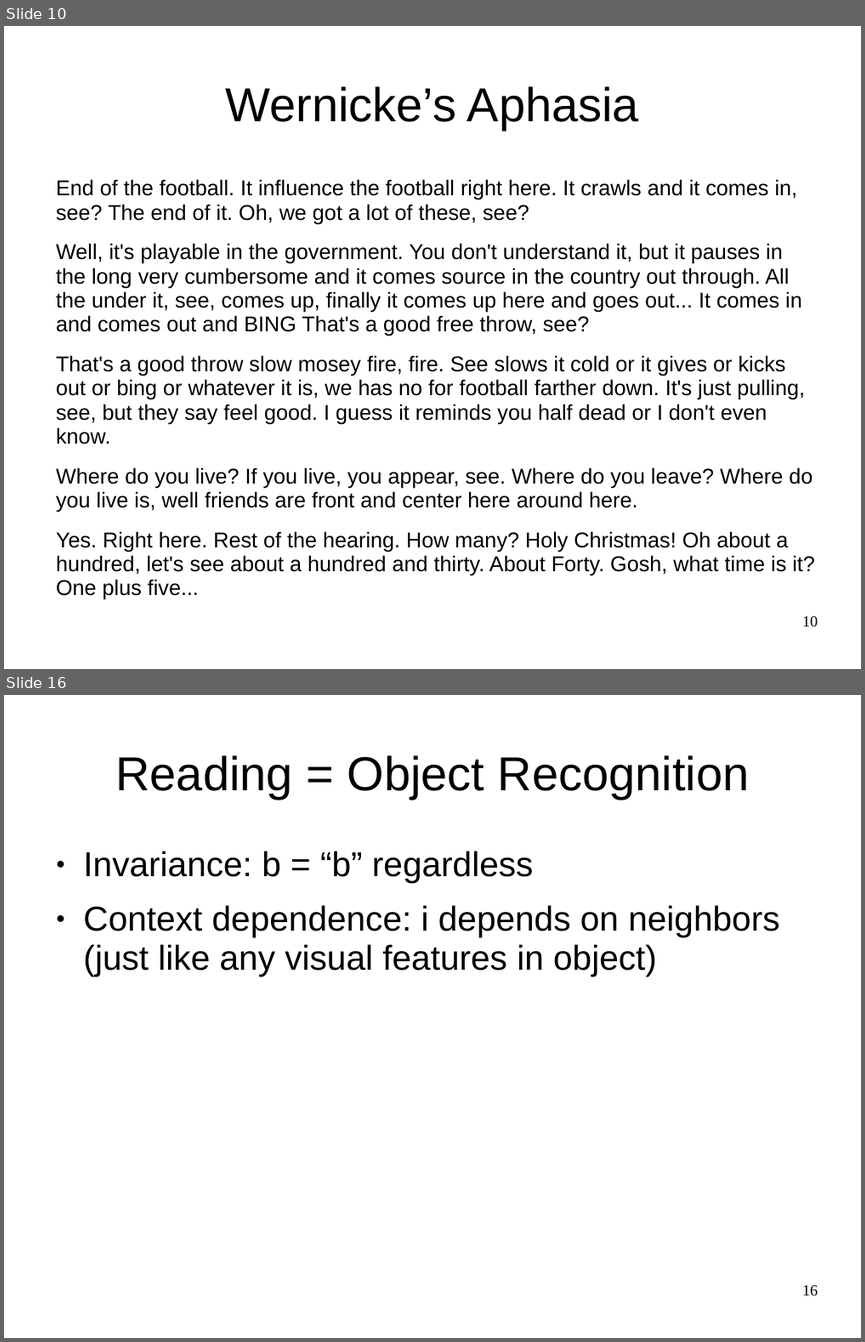
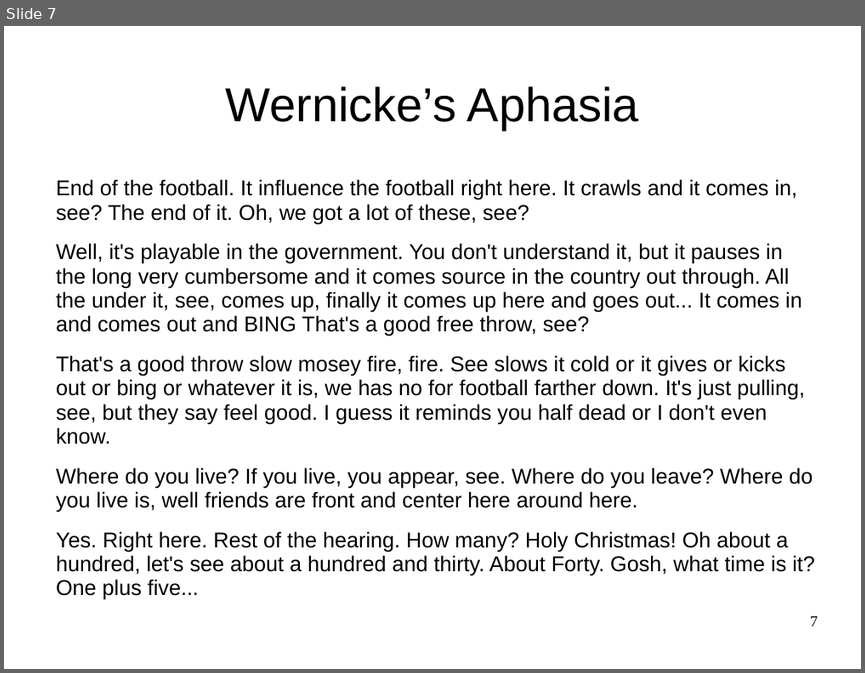
Before and after one commit to ccnlab/teaching, a slide deck: genpsych/randy_slides/oreilly_genpsych_language.pptx. Shown one above the other, each under a label of ours: slides 10 and 16 before the commit, slide 7 after it; the slides between them are not shown. The pictures are 865x1342 and 865x673 pixels, drawn with LibreOffice and Linux fonts; fonts in the diff are those of the drawing; background and template pictures are left out. Boxes give left, top, right and bottom in pixels: in the first picture for what was removed or moved away, otherwise in the second. Text is boxed around its words. In the diff, an @@ line names an element or a change of style, - is before the commit and + after.

```diff
--- a/genpsych/randy_slides/oreilly_genpsych_language.pptx
+++ b/genpsych/randy_slides/oreilly_genpsych_language.pptx
@@ slide 16 removed at <box>4,695,861,1338</box>, background picture (left out) @@
@@ title removed at <box>115,755,749,799</box> @@
-Reading = Object Recognition
@@ text removed at <box>83,851,779,976</box> @@
-● Invariance: b = “b” regardless
-● Context dependence: i depends on neighbors (just like any visual features in object)
@@ page number removed at <box>802,1285,817,1295</box> @@
-16
@@ what was slide 10 is now slide 7 @@
@@ page number at <box>810,616,817,626</box>: text changed @@
-10
+7
```
Also in this commit, not shown: 3 slides changed, 8 slides added, 17 other slides removed.
